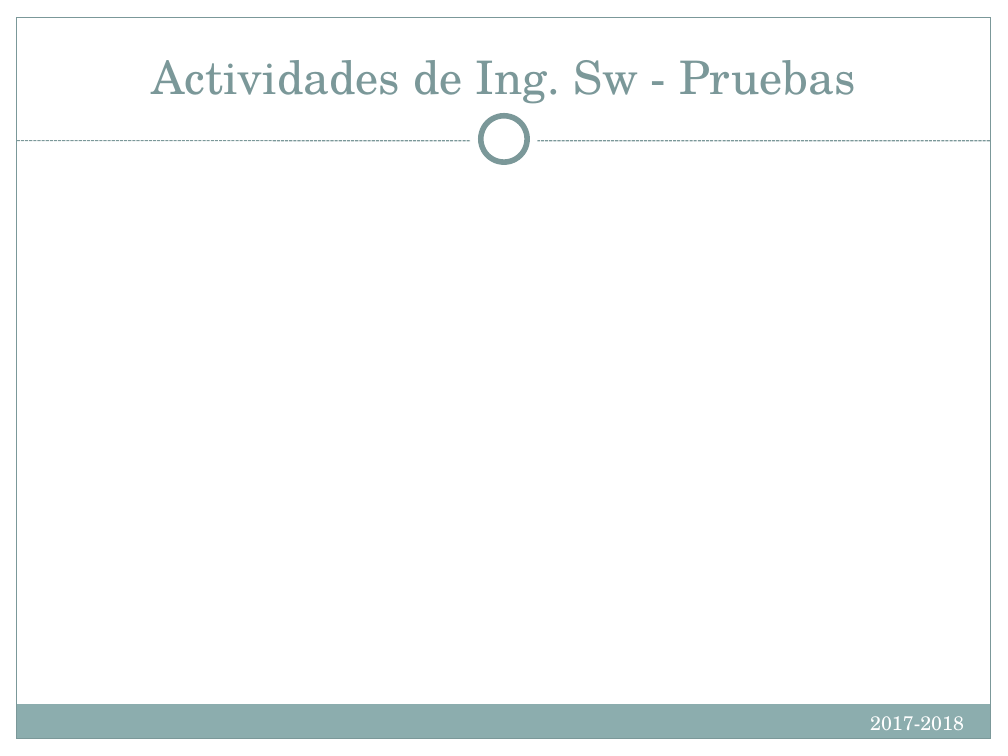
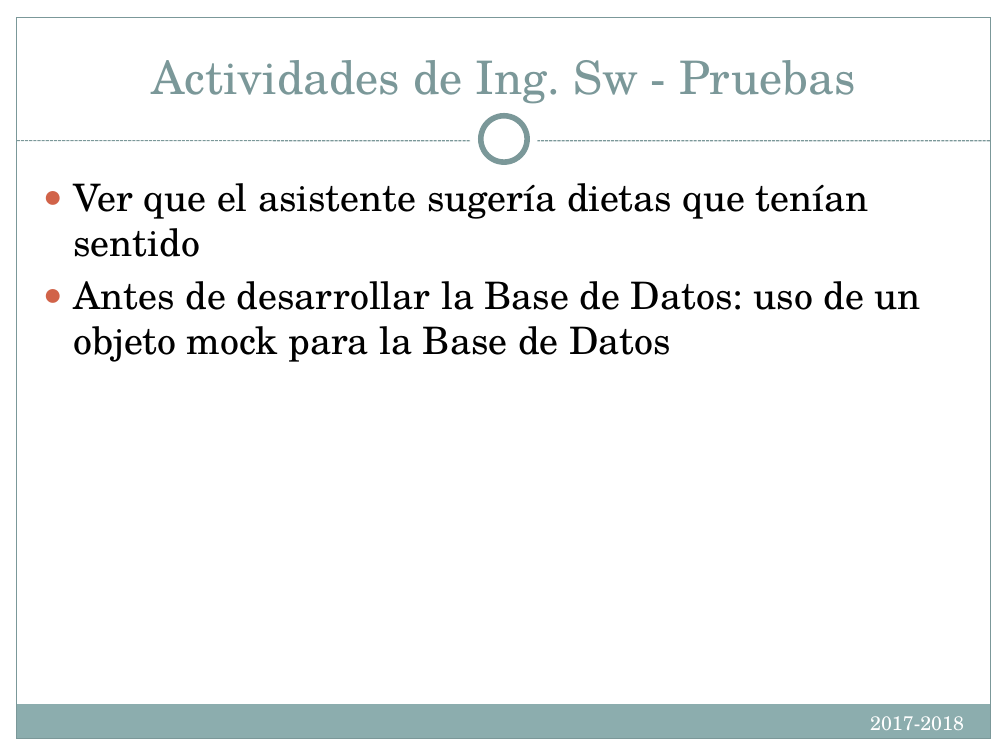
Before and after one commit to Compumatica/Proyecto-de-Ing-Software, a slide deck: slide 11 of docs/IntroIngSoft.PresentacionesFinales.pptx. Drawn at 1008x756 pixels with LibreOffice and Linux fonts; fonts in the diff are those of the drawing. Boxes give left, top, right and bottom in pixels: in the first picture for what was removed or moved away, otherwise in the second. Text is boxed around its words. In the diff, an @@ line names an element or a change of style, - is before the commit and + after.

```diff
--- a/docs/IntroIngSoft.PresentacionesFinales.pptx
+++ b/docs/IntroIngSoft.PresentacionesFinales.pptx
@@ text added at [73,183,921,362], 27 pt, text #000000 @@
+● Ver que el asistente sugería dietas que tenían sentido
+● Antes de desarrollar la Base de Datos: uso de un objeto mock para la Base de Datos
```
Also in this commit, not shown: 4 other slides changed.
